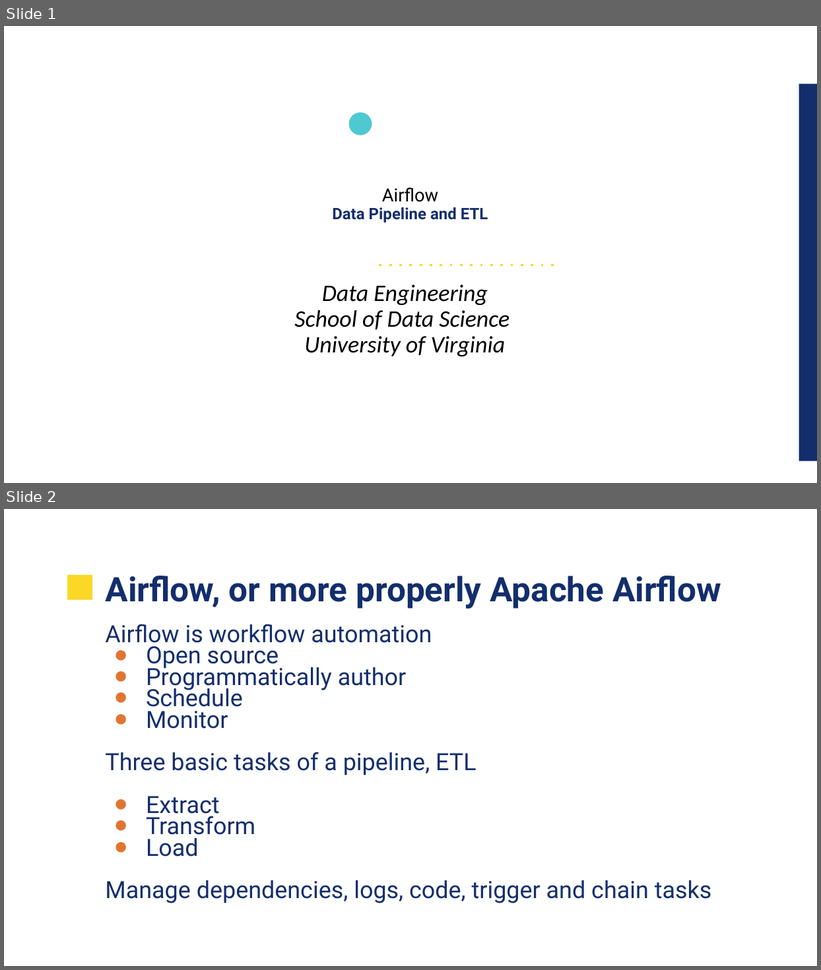
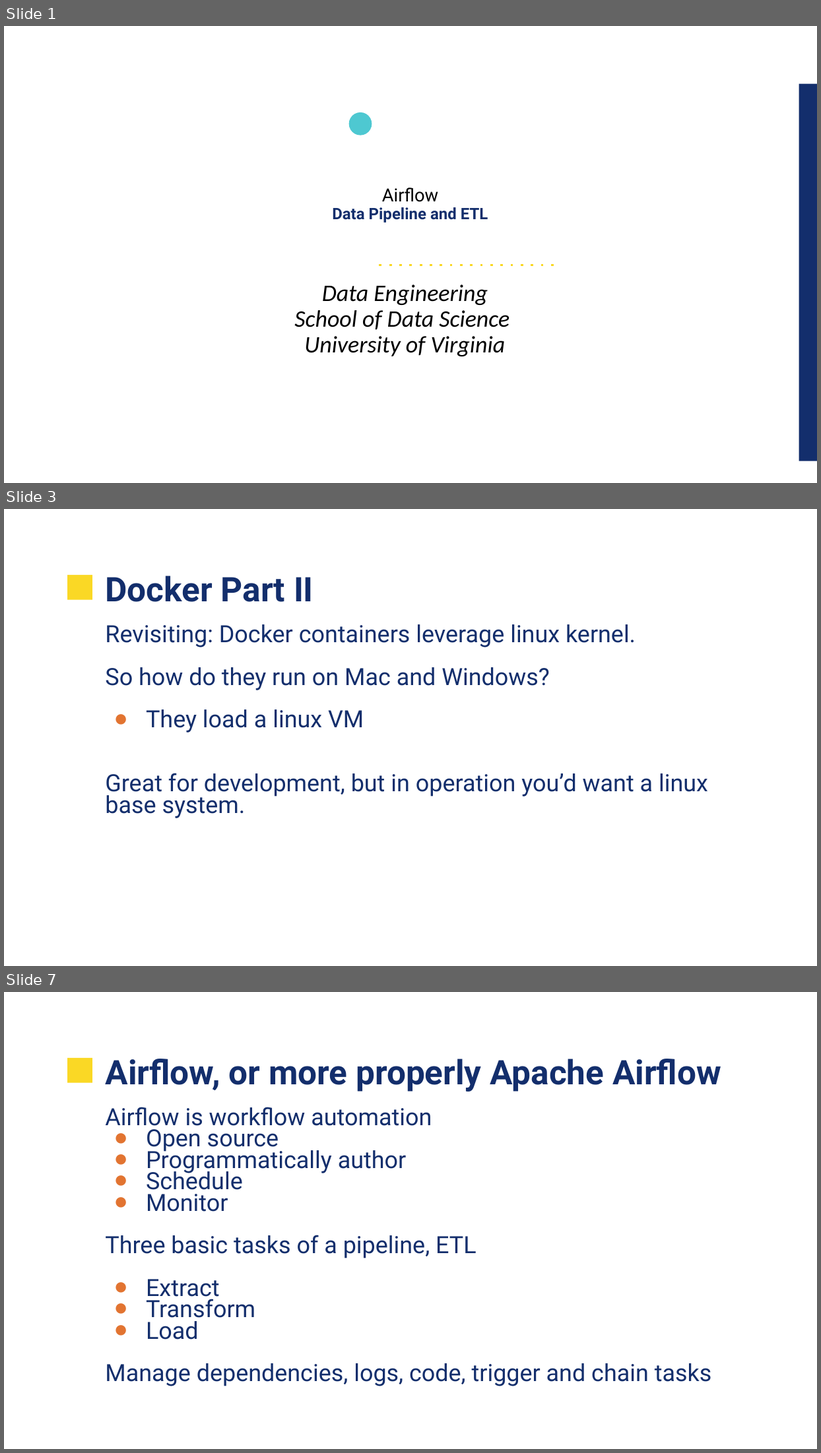
Before and after one commit to UVADS/data_engineering, a slide deck: 09_lte1_airflow/UVA-Airflow.pptx. Shown one above the other, each under a label of ours: slides 1 and 2 before the commit, slides 1, 3 and 7 after it; the slides between them are not shown. The pictures are 821x970 and 821x1453 pixels, drawn with LibreOffice and Linux fonts; fonts in the diff are those of the drawing; background and template pictures are left out. Boxes give left, top, right and bottom in pixels: in the first picture for what was removed or moved away, otherwise in the second. Text is boxed around its words. In the diff, an @@ line names an element or a change of style, - is before the commit and + after.

```diff
--- a/09_lte1_airflow/UVA-Airflow.pptx
+++ b/09_lte1_airflow/UVA-Airflow.pptx
@@ slide 3 added at (4, 509, 817, 966), background picture (left out); not listed: 1 template element that a slide beside it also shows @@
@@ title added at (105, 576, 314, 602), 30 pt, text #132E6C, bold @@
+Docker Part II
@@ text added at (105, 625, 708, 819), 21 pt, text #132E6C @@
+Revisiting: Docker containers leverage linux kernel.
+So how do they run on Mac and Windows?
+● They load a linux VM
+Great for development, but in operation you’d want a linux base system.
@@ what was slide 2 is now slide 7 @@
```
Also in this commit, not shown: 3 slides changed, 10 other slides added, 1 slide removed.
